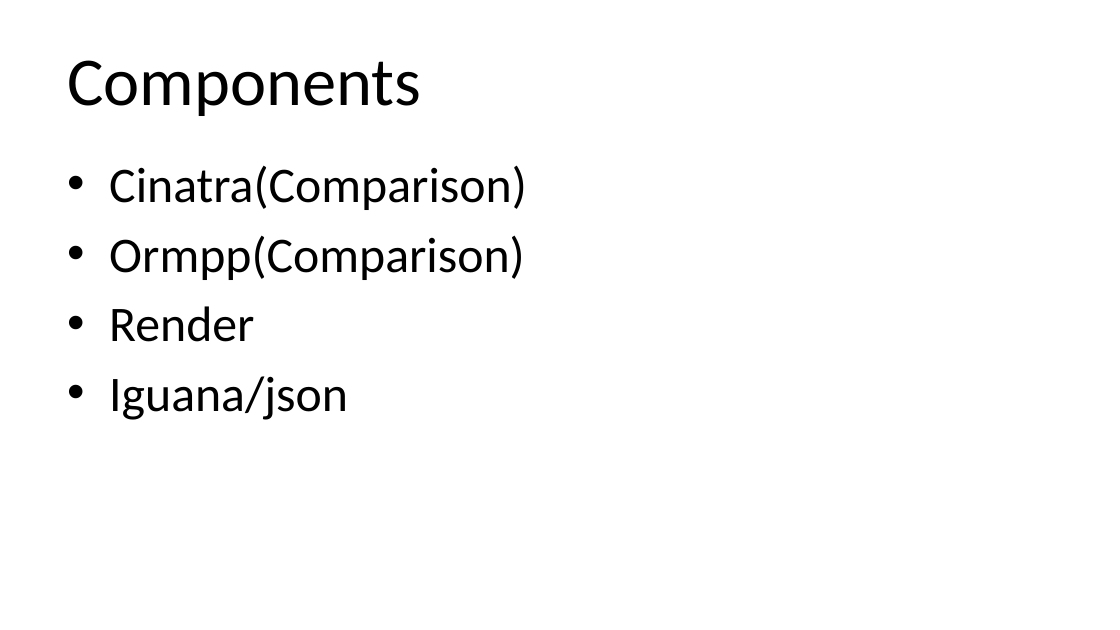
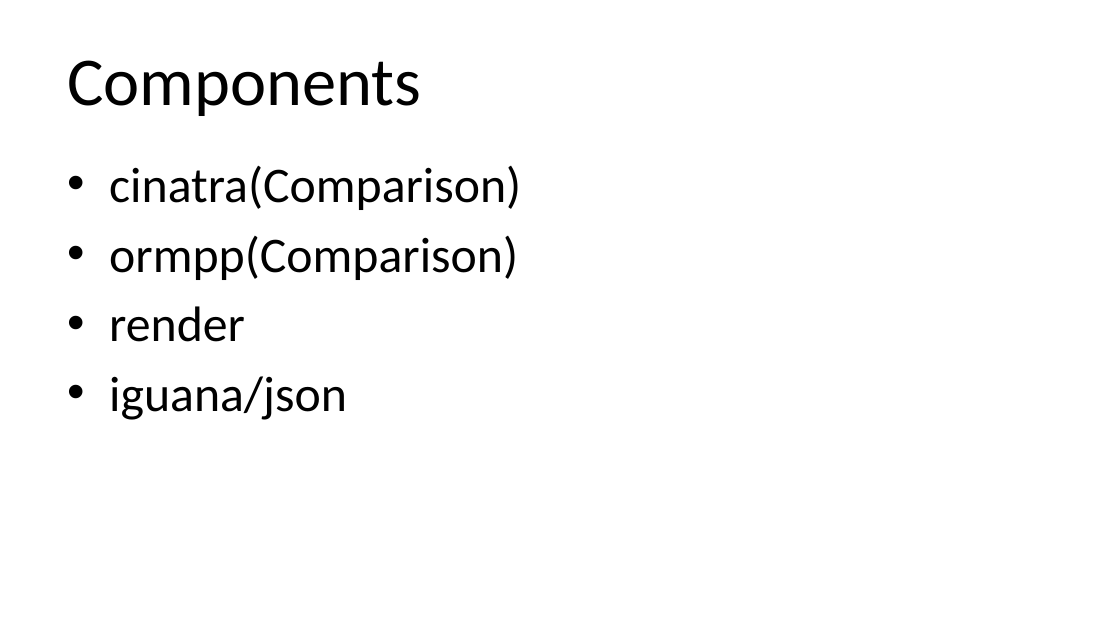
Before and after one commit to qicosmos/cppcon2018, a slide deck: slide 17 of cppcon2018.pptx (slide 5 before the commit). Drawn at 1120x630 pixels with LibreOffice and Linux fonts; fonts in the diff are those of the drawing. Boxes give left, top, right and bottom in pixels: in the first picture for what was removed or moved away, otherwise in the second. Text is boxed around its words. In the diff, an @@ line names an element or a change of style, - is before the commit and + after.

Commit message:
update

```diff
--- a/cppcon2018.pptx
+++ b/cppcon2018.pptx
@@ text at box(109, 166, 521, 420): text changed @@
-• Cinatra(Comparison)
-• Ormpp(Comparison)
-• Render
-• Iguana/json
+• cinatra(Comparison)
+• ormpp(Comparison)
+• render
+• iguana/json
```
Also in this commit, not shown: 4 other slides changed, 12 slides added.
